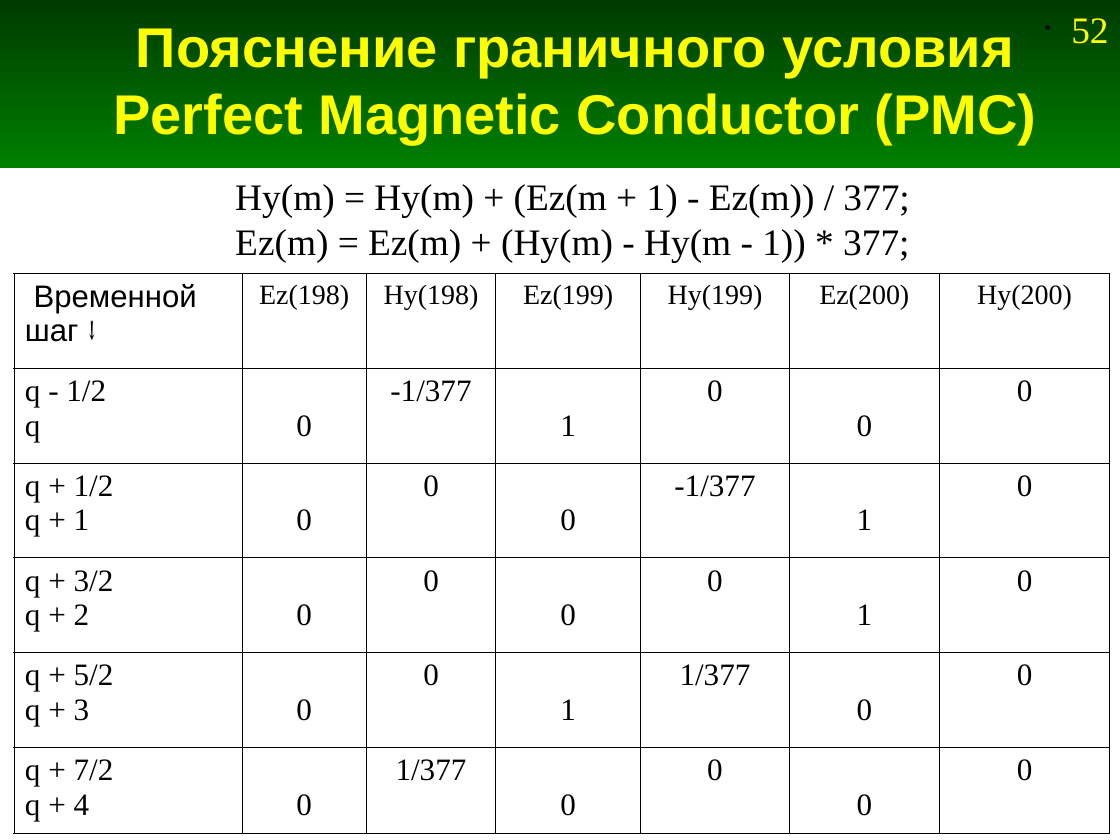
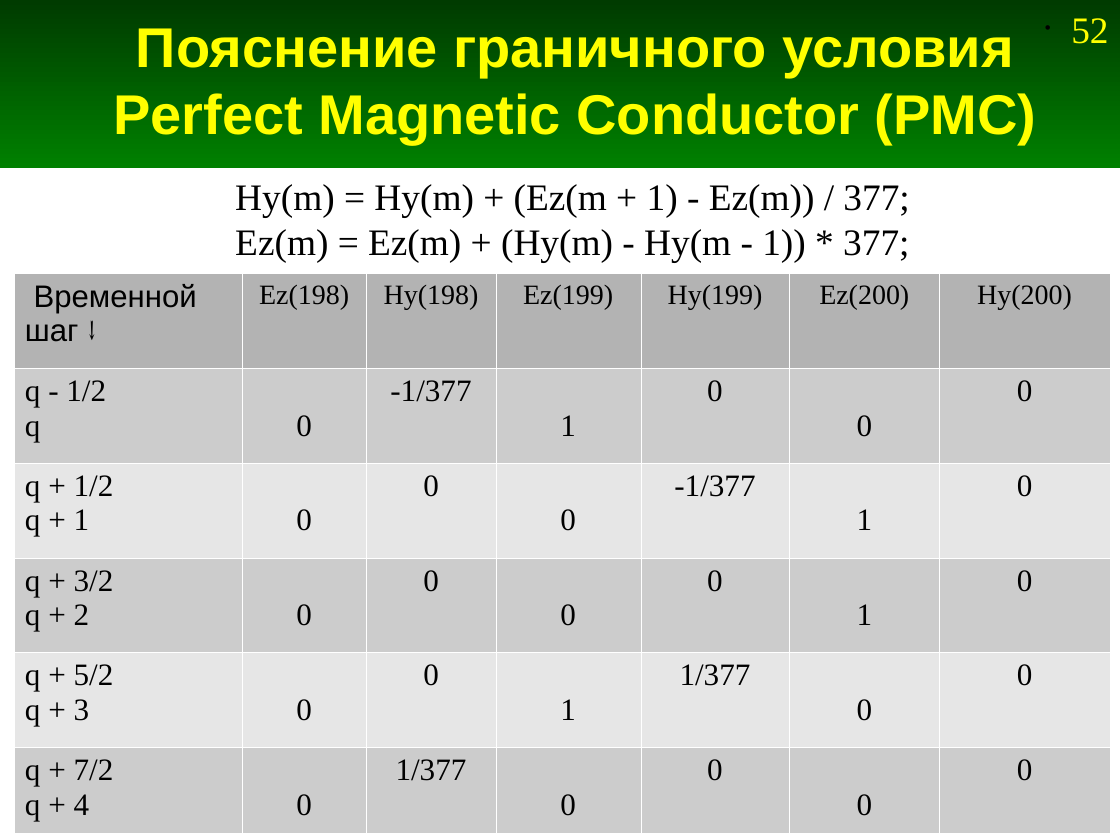
Before and after one commit to andris0147sv/modelling, a slide deck: slide 52 of presentations/2. FDTD.odp. Drawn at 1120x840 pixels with LibreOffice and Linux fonts; fonts in the diff are those of the drawing. Boxes give left, top, right and bottom in pixels: in the first picture for what was removed or moved away, otherwise in the second. Text is boxed around its words. In the diff, an @@ line names an element or a change of style, - is before the commit and + after.

```diff
--- a/presentations/2. FDTD.odp
+++ b/presentations/2. FDTD.odp
@@ table at box(13, 273, 1110, 833) @@
@@ fill none to #B3B3B3 in row 1 @@
@@ fill none to #CCCCCC in 21 cells @@
@@ fill none to #E6E6E6 in 14 cells @@
@@ borders changed @@
```
Also in this commit, not shown: 1 other slide changed, 3 other files.
